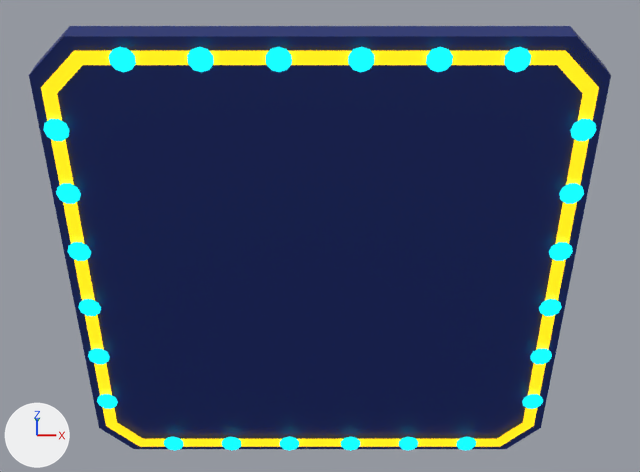
Renders of the Blender file assets/models/props/props.blend from each side of a commit.
One viewpoint serves both versions: a camera (50 mm lens) standing at (0.0, -2.88, 2.13) and looking at (0.0, 0.09, 0.1). Arrows for +X, +Y and +Z are at lower left; the lights stay in place.
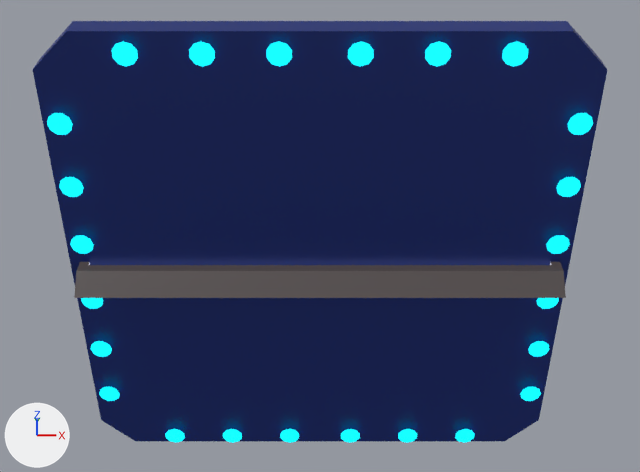
Boxes (x1, y1, x2, y2) around the edits, measured in the pictures (640 x 472 px):
'Cube.004', mesh moved
    before: (29, 26, 611, 449)
    after: (33, 21, 607, 441)
'Cube.005', reshaped, moved
    before: (41, 51, 599, 447)
    after: (74, 262, 566, 298)
'Cylinder', moved
    before: (44, 47, 596, 451)
    after: (47, 41, 593, 443)

The change in detail:
me_cube_003 has 24 vertices, 18 faces and spans x -1.0..1.0, y -0.05..0.05, z -1.0..1.0.
me_cube_003 is used by ob_cube_004; parent ob_origin_howto_frame; location (0.0, 0.0, 0.0).
me_cube_003 part 2: the whole mesh is moved by (0.0, 0.05, 0.0).
me_cube_007 is used by ob_cube_005; parent ob_origin_howto_frame; location (0.0, -0.0182, 0.0); scale (0.961, 0.961, 0.961).
me_cube_007 had 16 vertices, 8 faces and spanned x -1.0..1.0, y -0.05, z -1.0..1.0.
me_cube_007 now has 16 vertices, 13 faces and spans x -1.0..1.0, y -0.18..0.18, z -0.04..0.04.
me_cube_007 part 1: the whole mesh is rebuilt.
In object 'Cube.005' (ob_cube_005), parent goes from ob_origin_howto_frame to ob_cube_004.
In object 'Cube.005' (ob_cube_005), matrix_parent_inverse is now set to Matrix(((1.0, 0.0, 0.0, 0.0), (0.0, 1.0, 0.0, 0.0472), (0.0, 0.0, 1.0, 0.0), (0.0, 0.0, 0.0, 1.0))).
In object 'Cylinder' (ob_cylinder), parent goes from ob_origin_howto_frame to ob_cube_004.
In object 'Cylinder' (ob_cylinder), matrix_parent_inverse is now set to Matrix(((1.0, 0.0, 0.0, 0.0), (0.0, 1.0, 0.0, 0.0472), (0.0, 0.0, 1.0, 0.0), (0.0, 0.0, 0.0, 1.0))).
